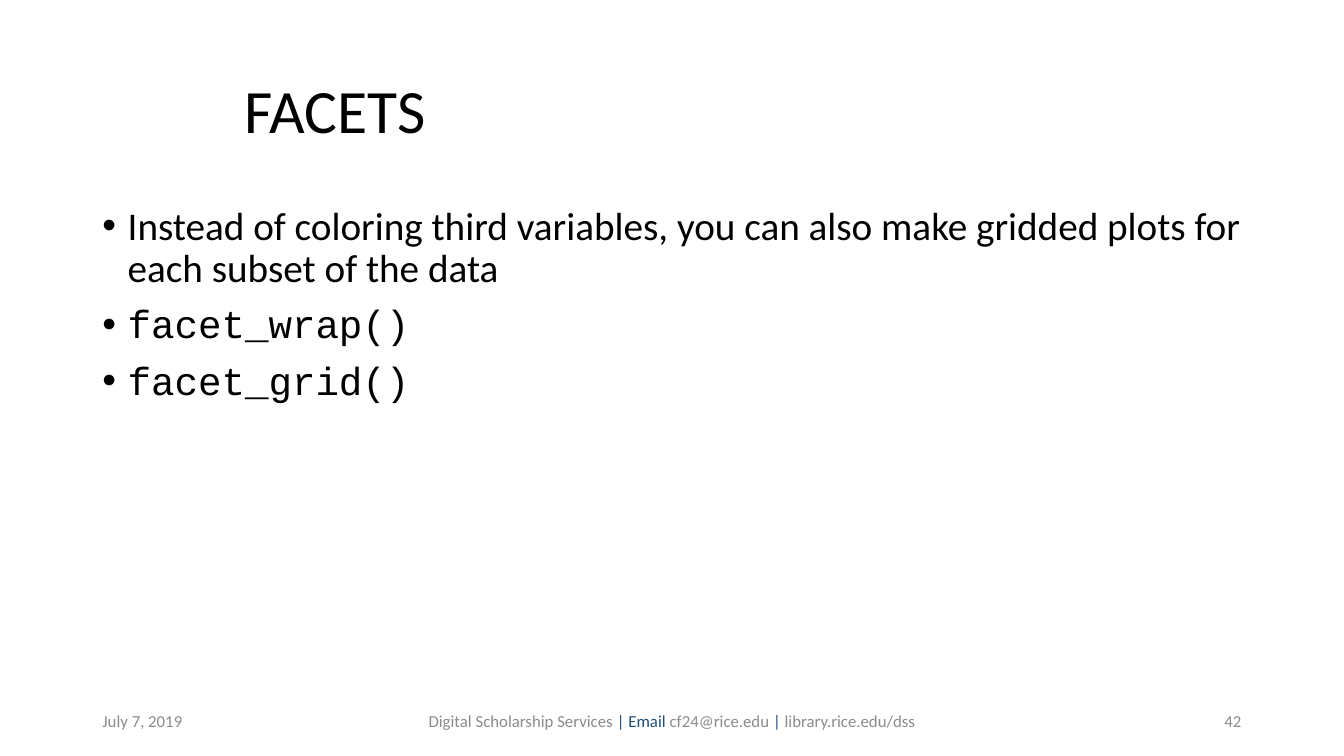
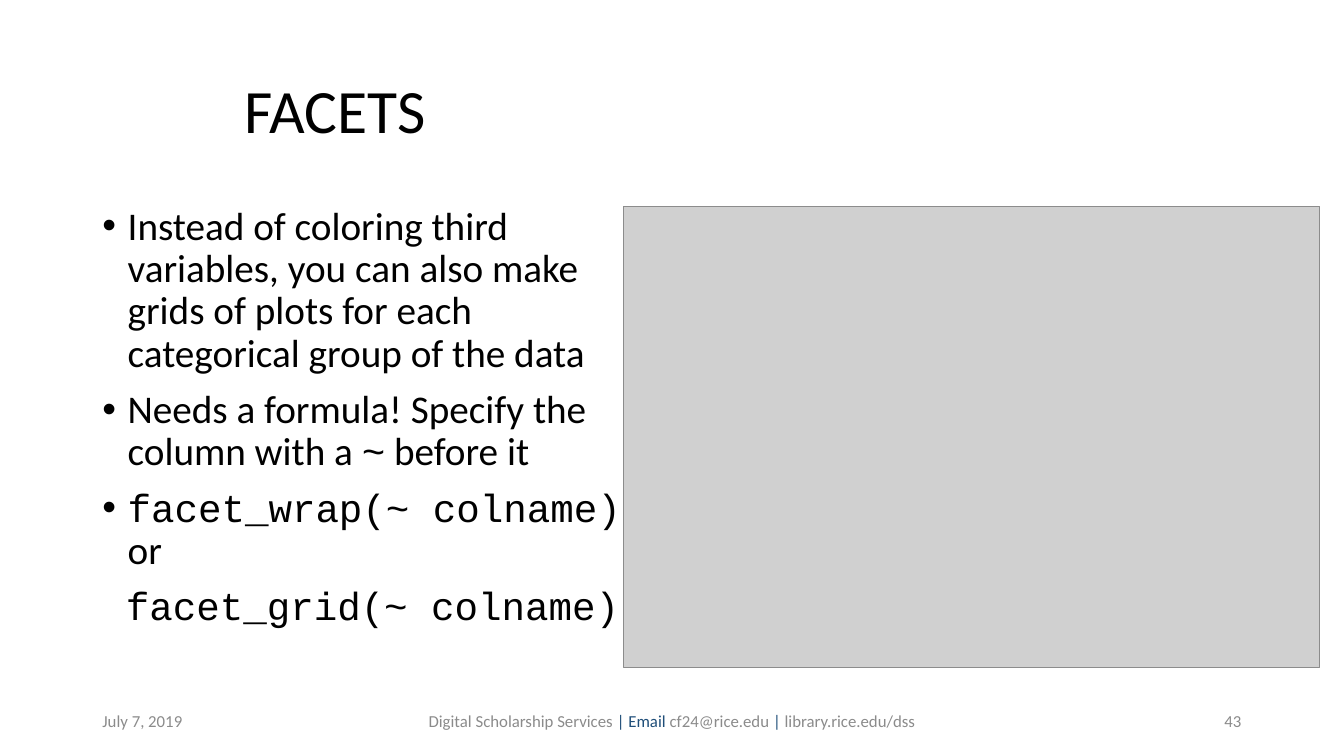
Before and after one commit to bakitybacon/rice-data-and-donuts, a slide deck: slide 43 of Rviz/R Visualization and Data Manipulation.pptx (slide 42 before the commit). Drawn at 1344x756 pixels with LibreOffice and Linux fonts; fonts in the diff are those of the drawing; grey boxes stand for pictures; background and template pictures are left out. Boxes give left, top, right and bottom in pixels: in the first picture for what was removed or moved away, otherwise in the second. Text is boxed around its words. In the diff, an @@ line names an element or a change of style, - is before the commit and + after.

```diff
--- a/Rviz/R Visualization and Data Manipulation.pptx
+++ b/Rviz/R Visualization and Data Manipulation.pptx
@@ picture added at (624,207,1321,668) @@
@@ text at (126,212,621,628): text changed @@
-• Instead of coloring third variables, you can also make gridded plots for each subset of the data
-• facet_wrap()
-• facet_grid()
+• Instead of coloring third variables, you can also make grids of plots for each categorical group of the data
+• Needs a formula! Specify the column with a ~ before it
+• facet_wrap(~ colname) or
+facet_grid(~ colname)
@@ page number at (1224,716,1241,727): text changed @@
-42
+43
```
Also in this commit, not shown: 24 other slides changed, 1 slide added.
